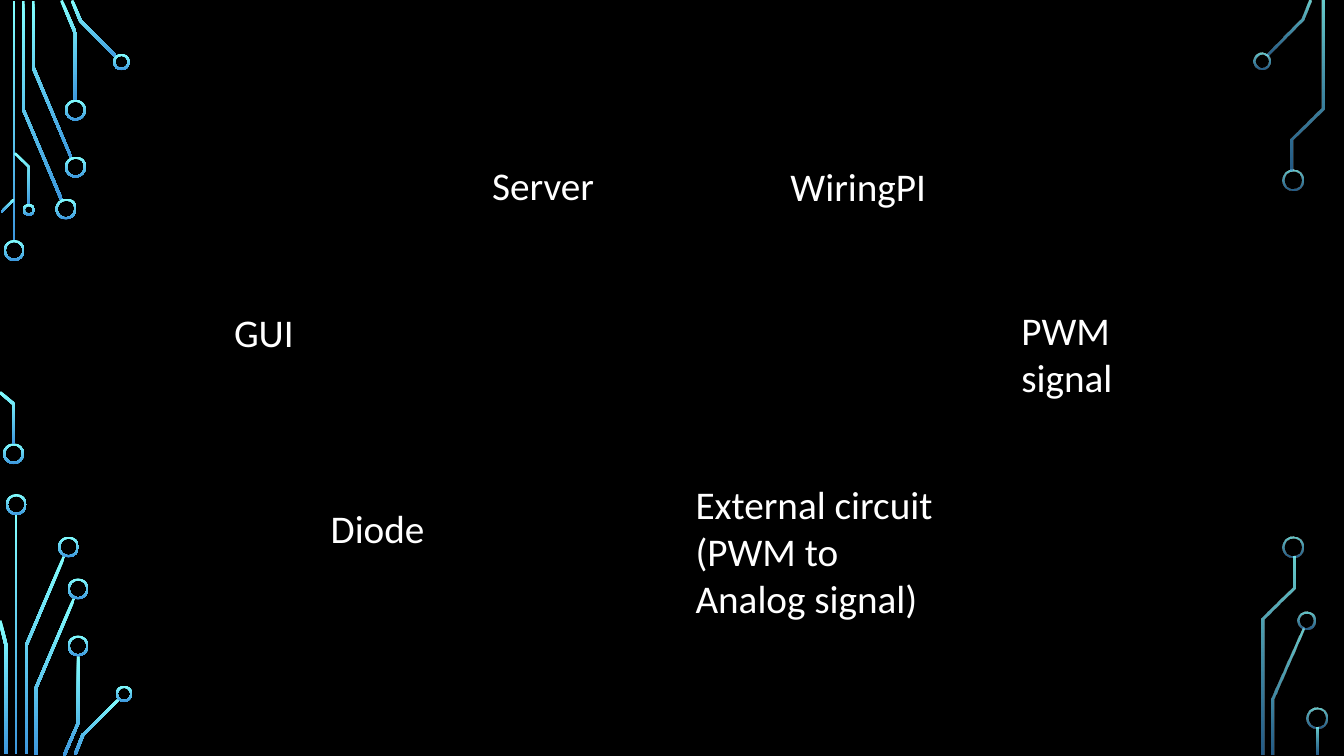
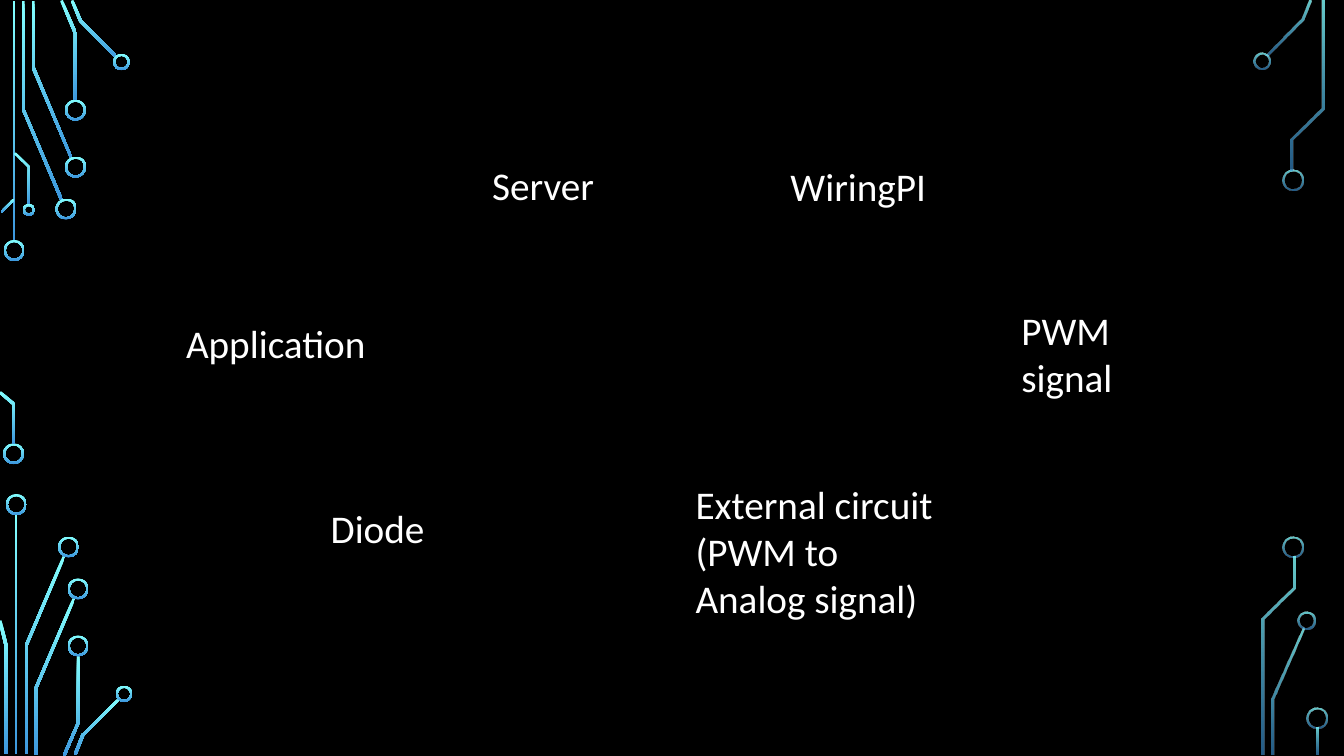
Before and after one commit to Bakirbrkic/Eye-Surgery-Laser-Control, a slide deck: slide 3 of Presentation/Presentation1.pptx (slide 6 before the commit). Drawn at 1344x756 pixels with LibreOffice and Linux fonts; fonts in the diff are those of the drawing; background and template pictures are left out. Boxes give left, top, right and bottom in pixels: in the first picture for what was removed or moved away, otherwise in the second. Text is boxed around its words. In the diff, an @@ line names an element or a change of style, - is before the commit and + after.

```diff
--- a/Presentation/Presentation1.pptx
+++ b/Presentation/Presentation1.pptx
@@ text at [186, 330, 365, 365]: text changed @@
-GUI
+Application
```
Also in this commit, not shown: 1 other slide changed, 4 slides added, 3 slides removed, 3 other files.
